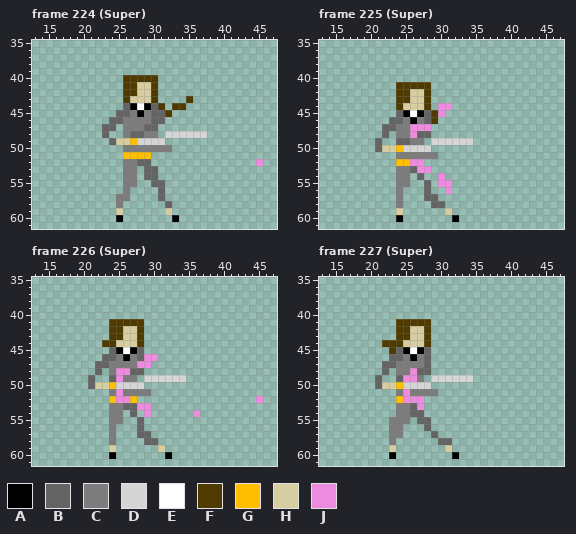
Pixel-art file: GWS/Sprites/Movesets/OL Moveset/OL_Full_Moveset.ase. Above, as it was before the edit.
64x64 pixels, 268 frames. Shown: frame 224 (Super): x 13..47, y 35..61; frame 225 (Super): x 13..47, y 35..61; frame 226 (Super): x 13..47, y 35..61; frame 227 (Super): x 13..47, y 35..61. The commit also changed other frames, which this record leaves out.
Visible layers, top first: "Layer 2", "Layer 1", "Flattened".
Palette (. is transparent): A #000000  B #656464  C #7c7c7c  D #d5d5d5  E #ffffff  F #4f3b00  G #ffbf00  H #d6cda0  J #ed8bde
Pixels before, frame 224 (Super), first column x 23:
40 ...FFFFF...............
41 ...FFHHF...............
42 ...FFHHF...............
43 ...FHHHF....F..........
44 ...BAEABF.FF...........
45 ..BBCACBBF.............
46 .BBCCCCBB..............
47 BB.CCCBB...............
48 B..CBBCC.DDDDDD........
49 .BHHGDDDD..............
50 ...CCCCCCC.............
51 ...GGGG................
52 ...CCBB...............J
53 ...CC.BB...............
54 ...CC.BB...............
55 ...CC..BB..............
56 ...C....B..............
57 ..CC....B..............
58 ..C......B.............
59 ..H......H.............
60 ..A.......A............
Pixels before, frame 225 (Super), first column x 21:
41 ...FFFFF......
42 ...FFHHF......
43 ...FFHHF......
44 ...FHHHF.JJ...
45 ...BAEABFJ....
46 ..BBCACBF.....
47 .BBCCJJJ......
48 .B.CCJBB......
49 B..BBCC.DDDDDD
50 BHHGDDDD......
51 ...CCCCCC.....
52 ...GGJJ.......
53 ...CCBJJ......
54 ...CC.B..J....
55 ...CC..B.JJ...
56 ...C...B..J...
57 ...C...BB.....
58 ...C....BB....
59 ...H......H...
60 ...A.......A..
Pixels before, frame 226 (Super), first column x 21:
41 ...FFFFF.................
42 ...FFHHF.................
43 ...FFHHF.................
44 ..FFHHHF.................
45 ...BAEAB.................
46 ..BBCACBJJ...............
47 .BBCCCCJJ................
48 .B.CJJBB.................
49 B..BJCC.DDDDDD...........
50 BHHGDDDD.................
51 ...CJCCCC................
52 ...GJJG.................J
53 ...CCBBJJ................
54 ...CC.B.J......J.........
55 ...CC..B.................
56 ...C...B.................
57 ...C...BB................
58 ...C....BB...............
59 ...H......H..............
60 ...A.......A.............
Pixels before, frame 227 (Super), first column x 21:
41 ...FFFFF......
42 ...FFHHF......
43 ...FFHHF......
44 .FFFHHHF......
45 ..FBAEAB......
46 ..BBCACB......
47 .BBCCCCB......
48 .B.CCJBB......
49 B..BJJC.DDDDDD
50 BHHGDDDD......
51 ...CJCCCC.....
52 ...GJJJ.......
53 ...CCBJ.......
54 ...CCBB.......
55 ..CCC.BB......
56 ..CC...B......
57 ..CC....B.....
58 ..C......BB...
59 ..H.......H...
60 ..A........A..
The result:
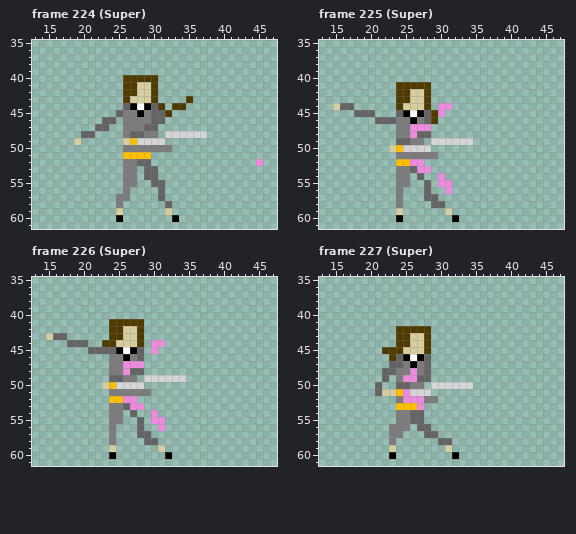
The exact change:
Frame 224 (Super), layer "Layer 1":
y 45: x 26 B -> C
y 46: x 23 . -> B; x 25 B -> .
y 47: x 22 . -> B; x 24 B -> .
y 48: x 20..21 .. -> BB; x 23 B -> .
y 49: x 19 . -> H; x 24..25 BH -> ..
Frame 225 (Super), layers "Layer 2", "Layer 1":
y 44: x 15..17 ... -> HBB
y 45: x 18..20 ... -> BBB
y 46: x 21..22 .. -> BB; x 24 B -> C
y 47: x 22..23 BB -> ..
y 48: x 22 B -> .
y 49: x 21 B -> .
y 50: x 21..22 BH -> ..
Frame 226 (Super), layers "Layer 2", "Layer 1":
y 43: x 15..17 ... -> HBB
y 44: x 18..20 ... -> BBB; x 30..31 .. -> JJ
y 45: x 21..23 ... -> BBB; x 30 . -> J
y 46: x 23..24 BB -> .C; x 29..30 JJ -> ..
y 47: x 22..23 BB -> ..; x 26..27 CC -> JJ; x 29 J -> .
y 48: x 22 B -> .; x 25 J -> C
y 49: x 21 B -> .; x 25 J -> B
y 50: x 21..22 BH -> ..
y 51: x 25 J -> C
y 52: x 25 J -> G; x 27 G -> J; x 45 J -> .
y 53: x 27 B -> J; x 29 J -> .
y 54: x 29..30 J. -> .J; x 36 J -> .
y 55: x 30..31 .. -> JJ
y 56: x 31 . -> J
Frame 227 (Super), layer "Layer 1":
y 41: x 24..28 FFFFF -> .....
y 42: x 26..27 HH -> FF
y 44: x 22..23 FF -> ..; x 25 H -> F
y 45: x 22 . -> F; x 24..28 BAEAB -> FHHHF
y 46: x 23 B -> F; x 25..27 CAC -> AEA
y 47: x 22 B -> .; x 24 C -> B; x 26 C -> A
y 48: x 23 . -> B; x 27 B -> C
y 49: x 21..22 B. -> .B; x 24 B -> C; x 27..34 C.DDDDDD -> BB......
y 50: x 22..34 HHGDDDD...... -> ..BBCC.DDDDDD
y 51: x 21..24 ...C -> BHHG; x 26..29 CCCC -> DDD.
y 52: x 24 G -> C; x 28..29 .. -> CC
y 53: x 24..26 CCB -> GGG
y 55: x 23 C -> .; x 26 . -> B; x 28 B -> .
y 56: x 25 . -> C; x 27 . -> B
y 57: x 28 . -> B
Changed places in both pictures, as pixel boxes (x1, y1, x2, y2):
changed: (74, 110, 130, 145)
changed: (333, 103, 403, 152)
changed: (46, 333, 200, 431)
erased: (256, 396, 263, 403)
changed: (375, 319, 473, 438)
